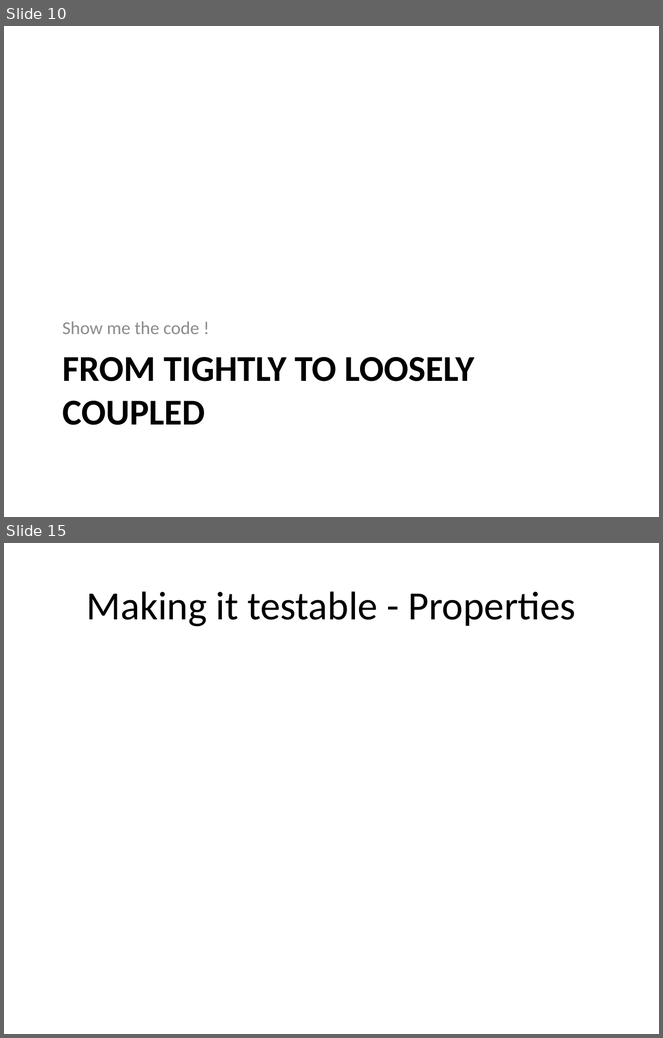
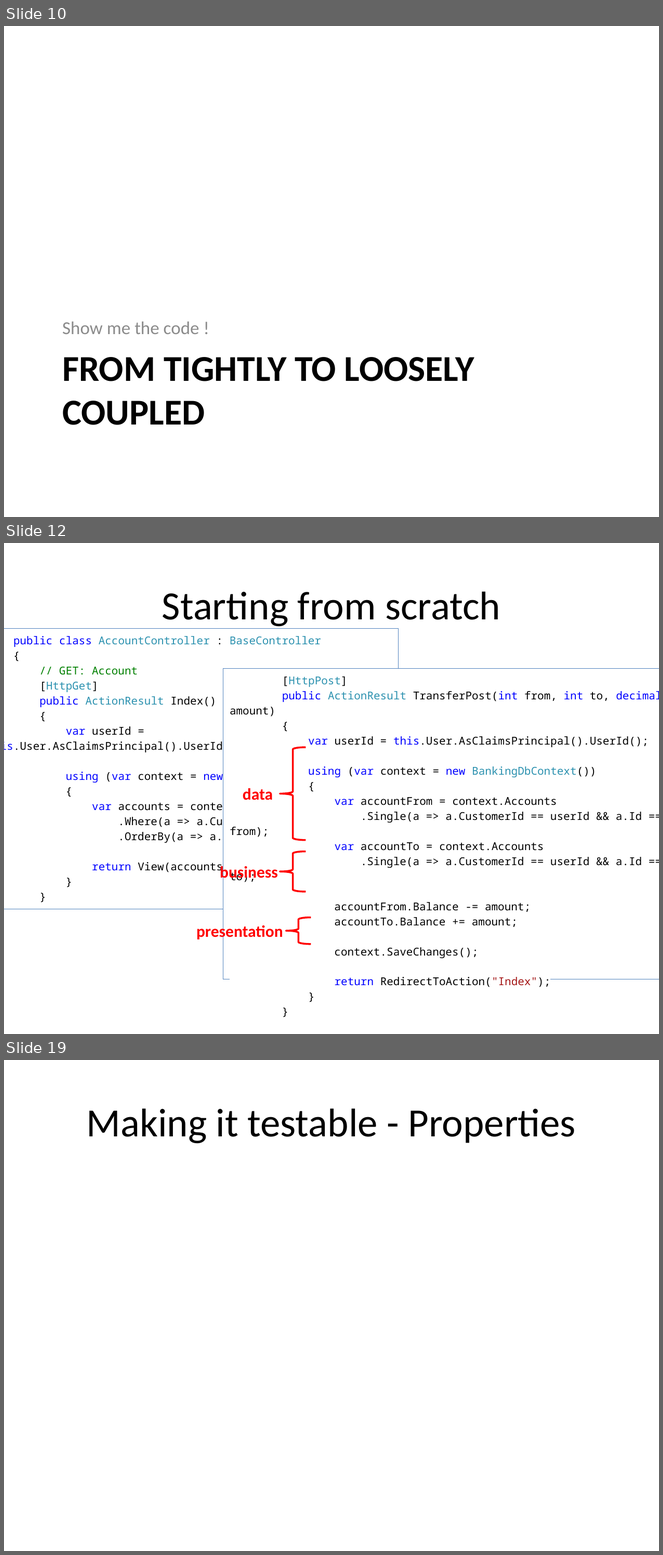
Before and after one commit to tsimbalar/DependencyInjectionTheRightWay, a slide deck: Dependency Injection - the right way.pptx. Shown one above the other, each under a label of ours: slides 10 and 15 before the commit, slides 10, 12 and 19 after it; the slides between them are not shown. The pictures are 663x1038 and 663x1555 pixels, drawn with LibreOffice and Linux fonts; fonts in the diff are those of the drawing. Boxes give left, top, right and bottom in pixels: in the first picture for what was removed or moved away, otherwise in the second. Text is boxed around its words. In the diff, an @@ line names an element or a change of style, - is before the commit and + after.

Commit message:
just introduced Control Freak in the presentation

```diff
--- a/Dependency Injection - the right way.pptx
+++ b/Dependency Injection - the right way.pptx
@@ slide 12 added at (x1=4, y1=543, x2=659, y2=1034), background #FFFFFF @@
@@ title added at (x1=162, y1=591, x2=501, y2=629), 44 pt, text #000000 @@
+Starting from scratch
@@ rectangle added at (x1=4, y1=629, x2=399, y2=909), fill #FFFFFF, outline #4F81BD 0.75 pt, 12 pt, text #000000 @@
+public class AccountController : BaseController
+{
+// GET: Account
+[HttpGet]
+public ActionResult Index()
+{
+var userId = this.User.AsClaimsPrincipal().UserId();
+using (var context = new BankingDbContext())
+{
+var accounts = context.Accounts
+.Where(a => a.CustomerId == userId)
+.OrderBy(a => a.Title).ToList();
+return View(accounts);
+}
+}
@@ rectangle added at (x1=223, y1=669, x2=659, y2=980), fill #FFFFFF, outline #4F81BD 0.75 pt, 12 pt, text #000000 @@
+[HttpPost]
+public ActionResult TransferPost(int from, int to, decimal amount)
+{
+var userId = this.User.AsClaimsPrincipal().UserId();
+using (var context = new BankingDbContext())
+{
+var accountFrom = context.Accounts
+.Single(a => a.CustomerId == userId && a.Id == from);
+var accountTo = context.Accounts
+.Single(a => a.CustomerId == userId && a.Id == to);
+accountFrom.Balance -= amount;
+accountTo.Balance += amount;
+context.SaveChanges();
+return RedirectToAction("Index");
+}
+}
@@ group added at (x1=196, y1=747, x2=311, y2=944): 3 left braces, 3 texts @@
+data
+business
+presentation
@@ what was slide 15 is now slide 19 @@
```
Also in this commit, not shown: 5 slides changed, 4 other slides added, 1 slide removed.
